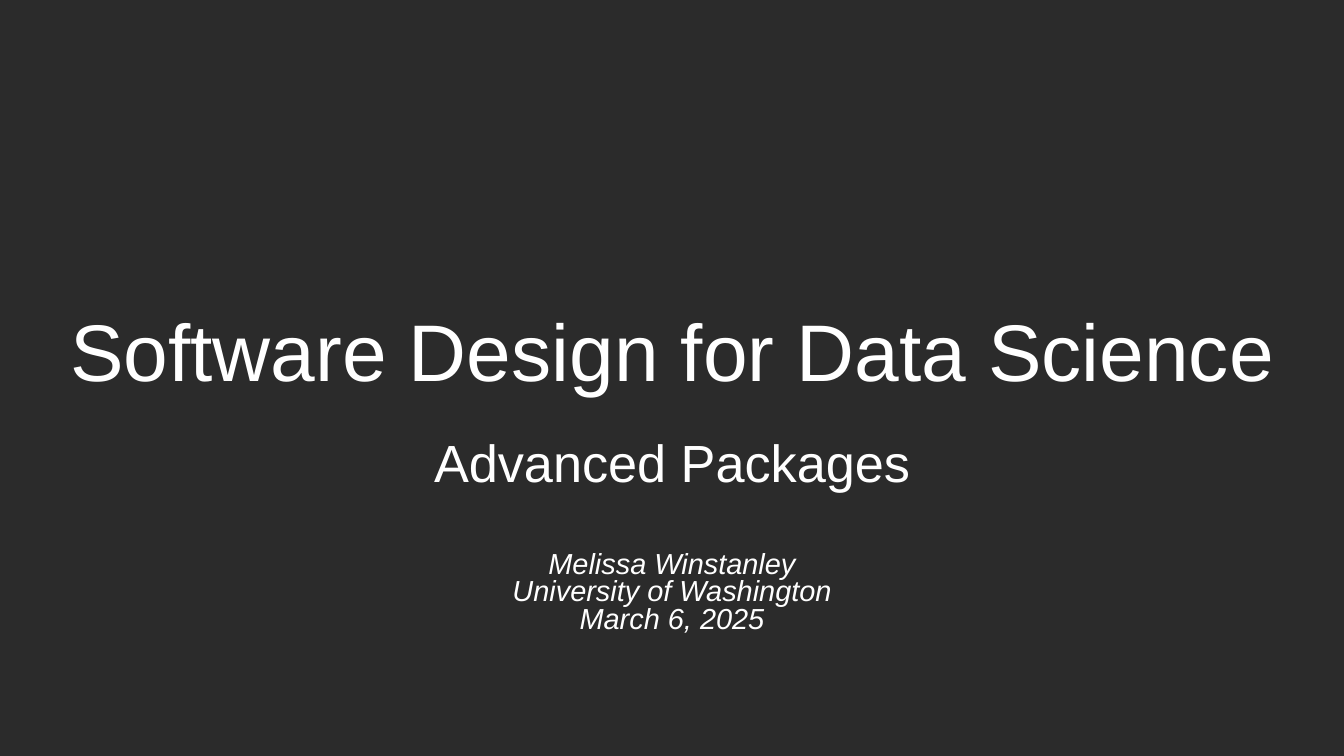
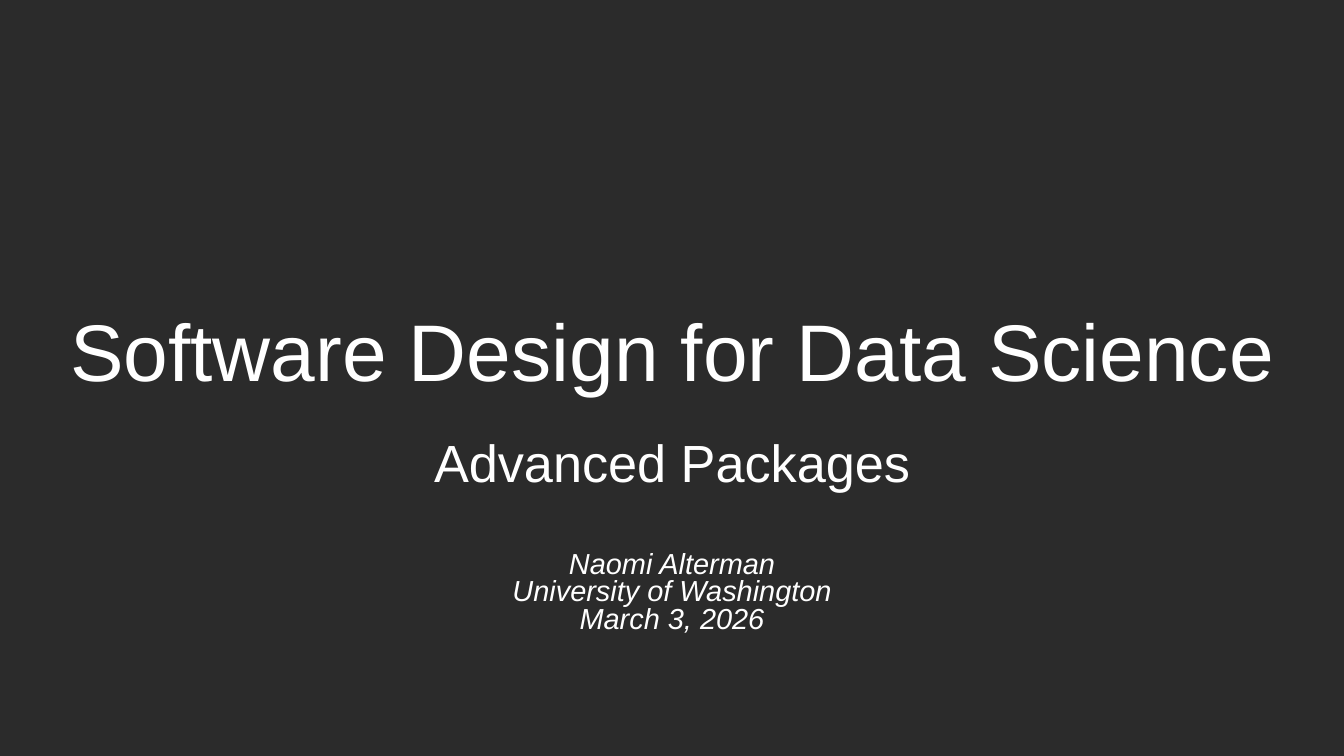
Before and after one commit to UWDATA515/lecture-materials, a slide deck: slide 1 of 09/00__DATA515_09_Packages.pptx. Drawn at 1344x756 pixels with LibreOffice and Linux fonts; fonts in the diff are those of the drawing; background and template pictures are left out; a plain dark background stands for a picture behind light text. Boxes give left, top, right and bottom in pixels: in the first picture for what was removed or moved away, otherwise in the second. Text is boxed around its words. In the diff, an @@ line names an element or a change of style, - is before the commit and + after.

```diff
--- a/09/00__DATA515_09_Packages.pptx
+++ b/09/00__DATA515_09_Packages.pptx
@@ subtitle at (569,553,775,575): text changed @@
-Melissa Winstanley
+Naomi Alterman
@@ subtitle at (580,608,764,633): text changed @@
-March 6, 2025
+March 3, 2026
```
Also in this commit, not shown: 5 other slides changed, 4 other files.
